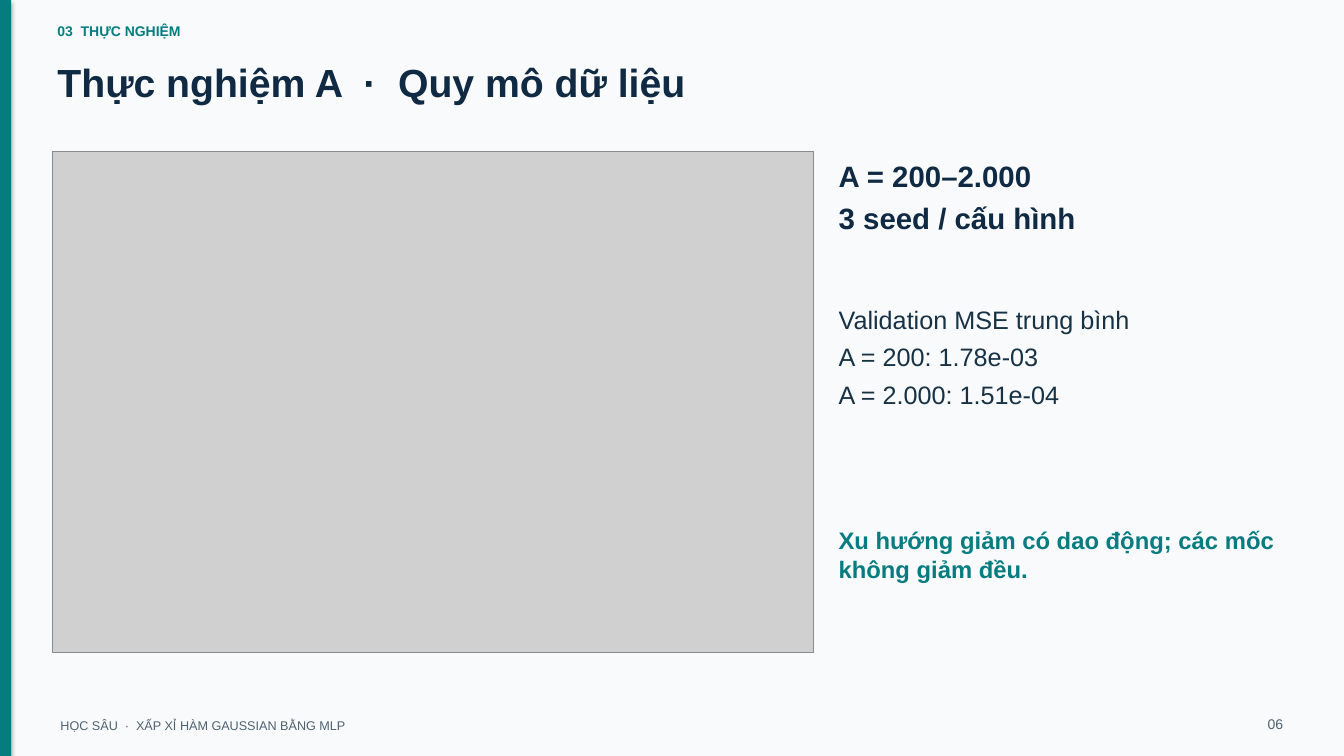
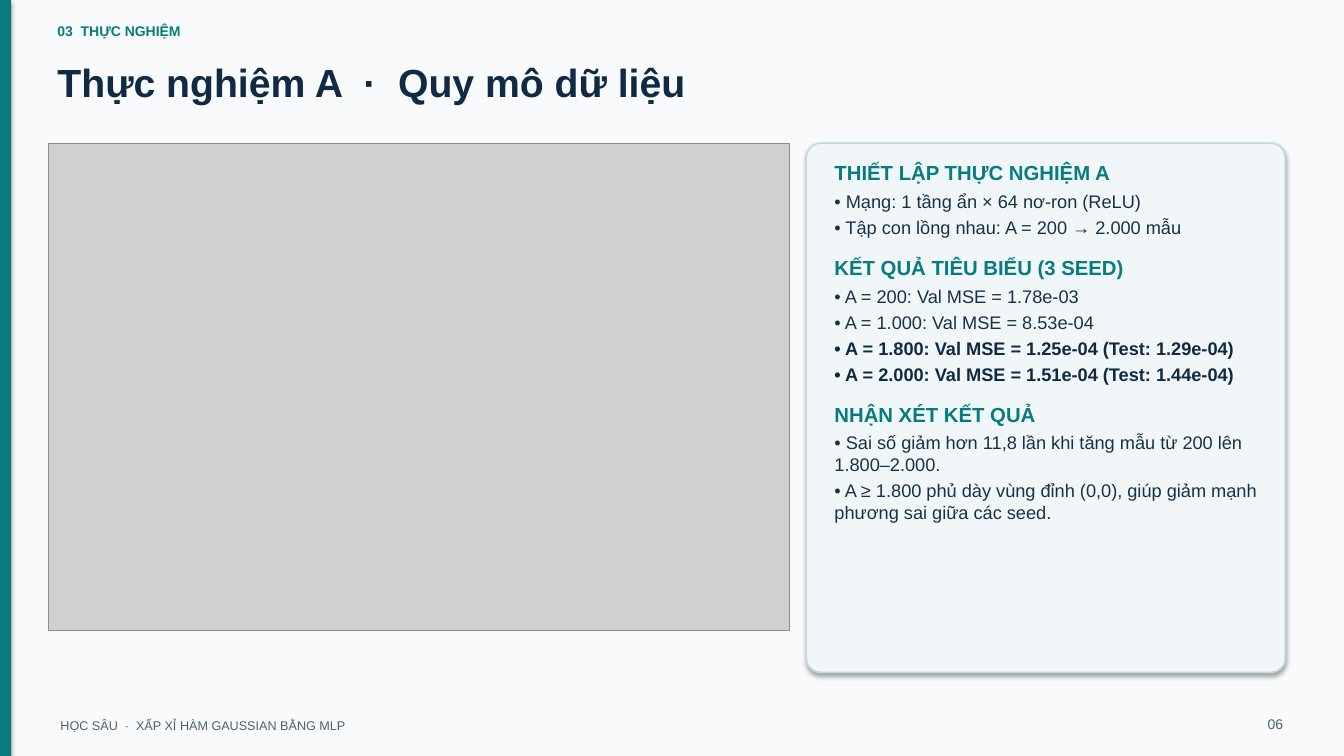
Before and after one commit to bryan-nguyen2005/GROUP_DEEEP_LEARNING_HK1_2026, a slide deck: slide 6 of Function Approximation/slides/BTL01_ThuyetTrinh_MLP.pptx. Drawn at 1344x756 pixels with LibreOffice and Linux fonts; fonts in the diff are those of the drawing; grey boxes stand for pictures. Boxes give left, top, right and bottom in pixels: in the first picture for what was removed or moved away, otherwise in the second. Text is boxed around its words. In the diff, an @@ line names an element or a change of style, - is before the commit and + after.

```diff
--- a/Function Approximation/slides/BTL01_ThuyetTrinh_MLP.pptx
+++ b/Function Approximation/slides/BTL01_ThuyetTrinh_MLP.pptx
@@ picture: place and size @@
-picture at [52,152,814,653]
+picture at [48,143,789,630]
@@ rounded rectangle added at [807,143,1286,673], fill #F1F7F9, outline #BFDBE0 1.2 pt @@
@@ text added at [834,164,1256,523], 13 pt, text #183245 @@
+THIẾT LẬP THỰC NGHIỆM A
+• Mạng: 1 tầng ẩn × 64 nơ-ron (ReLU)
+• Tập con lồng nhau: A = 200 → 2.000 mẫu
+KẾT QUẢ TIÊU BIỂU (3 SEED)
+• A = 200: Val MSE = 1.78e-03
+• A = 1.000: Val MSE = 8.53e-04
+• A = 1.800: Val MSE = 1.25e-04 (Test: 1.29e-04)
+• A = 2.000: Val MSE = 1.51e-04 (Test: 1.44e-04)
+NHẬN XÉT KẾT QUẢ
+• Sai số giảm hơn 11,8 lần khi tăng mẫu từ 200 lên 1.800–2.000.
+• A ≥ 1.800 phủ dày vùng đỉnh (0,0), giúp giảm mạnh phương sai giữa các seed.
@@ text removed at [839,166,1075,230] @@
-A = 200–2.000
-3 seed / cấu hình
@@ text removed at [839,310,1129,405] @@
-Validation MSE trung bình
-A = 200: 1.78e-03
-A = 2.000: 1.51e-04
@@ text removed at [839,530,1274,583] @@
-Xu hướng giảm có dao động; các mốc không giảm đều.
```
Also in this commit, not shown: 6 other slides changed, 4 slides added, 3 slides removed, 4 other files.
